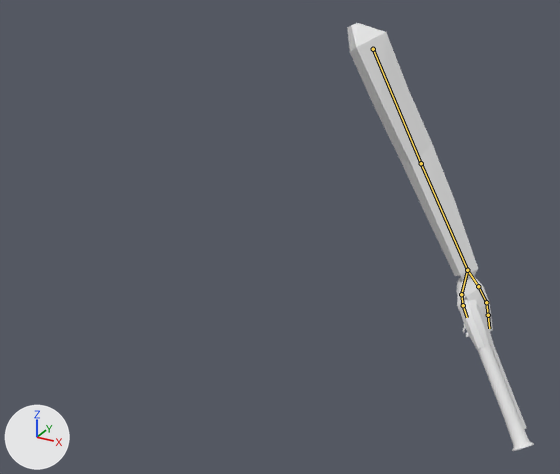
One commit to the Blender file salemstalker/Assets/Weapons/weapon_animtions/flinklock_animtions.blend: the scene before it, then after it.
The view is the same before and after, from a 50 mm camera at (0.825, -1.577, 1.851) aimed at (0.21, -0.459, 1.292). The lights are fixed; the arrows at lower left show +X, +Y and +Z. The bones that change are drawn over the model as lines.
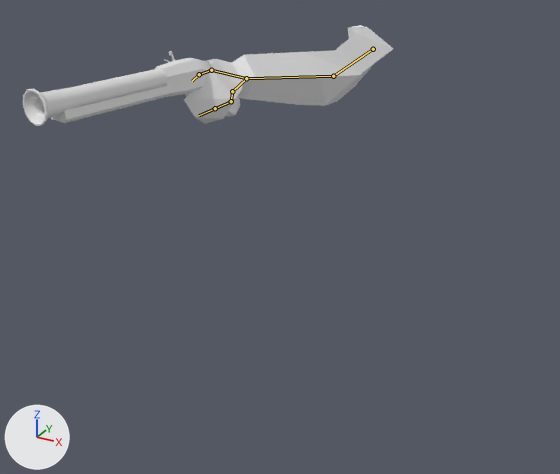
The newer file adds an action. The first version stands in its rest pose; the second is drawn at frame 1 of the action 'metarigAction'.

Pixel boxes [x1, y1, x2, y2] of what changed, in the pictures (560 x 474 px):
'Cube.002', posed (43% wider, 68% shorter): before [347, 23, 493, 331]; after [184, 25, 393, 124]
'Cube', posed (179% wider, 57% shorter): before [457, 277, 534, 451]; after [23, 51, 240, 126]
bone 'upper_arm.L', root to tip: before (373, 49) to (421, 163); after (373, 49) to (333, 76)
bone 'forearm.L', root to tip: before (421, 163) to (467, 270); after (333, 76) to (246, 78)
bone 'hand.L', root to tip: before (467, 270) to (478, 286); after (246, 78) to (232, 91)
bone 'hand.L.003', root to tip: before (478, 286) to (486, 302); after (232, 91) to (231, 101)
bone 'hand.L.001', root to tip: before (486, 302) to (488, 315); after (231, 101) to (215, 108)
bone 'hand.L.002', root to tip: before (488, 315) to (489, 328); after (215, 108) to (199, 115)
bone 'forearm.L.001', root to tip: before (467, 270) to (461, 294); after (246, 78) to (211, 70)
bone 'forearm.L.002', root to tip: before (461, 294) to (463, 305); after (211, 70) to (199, 74)
bone 'forearm.L.003', root to tip: before (463, 305) to (467, 317); after (199, 74) to (192, 81)

The change in detail:
Bone 'upper_arm.L' (bone_upper_arm_l) turns from (0, 0, 0) to (85, -1, -33) degrees about its own x, y and z.
Bone 'forearm.L' (bone_forearm_l) turns from (0, 0, 0) to (4, 7, -17) degrees about its own x, y and z.
Bone 'hand.L' (bone_hand_l) turns from (0, 0, 0) to (-28, 3, 7) degrees about its own x, y and z.
Bone 'hand.L.003' (bone_hand_l_003) turns from (0, 0, 0) to (22, -28, 21) degrees about its own x, y and z.
Bone 'hand.L.001' (bone_hand_l_001) turns from (0, 0, 0) to (-35, 10, -29) degrees about its own x, y and z.
Bone 'hand.L.002' (bone_hand_l_002) turns from (0, 0, 0) to (-40, -18, -23) degrees about its own x, y and z.
Bone 'forearm.L.001' (bone_forearm_l_001) turns from (0, 0, 0) to (-21, -23, -8) degrees about its own x, y and z.
Bone 'forearm.L.002' (bone_forearm_l_002) turns from (0, 0, 0) to (1, -10, 24) degrees about its own x, y and z.
Bone 'forearm.L.003' (bone_forearm_l_003) turns from (0, 0, 0) to (-1, -6, 18) degrees about its own x, y and z.
